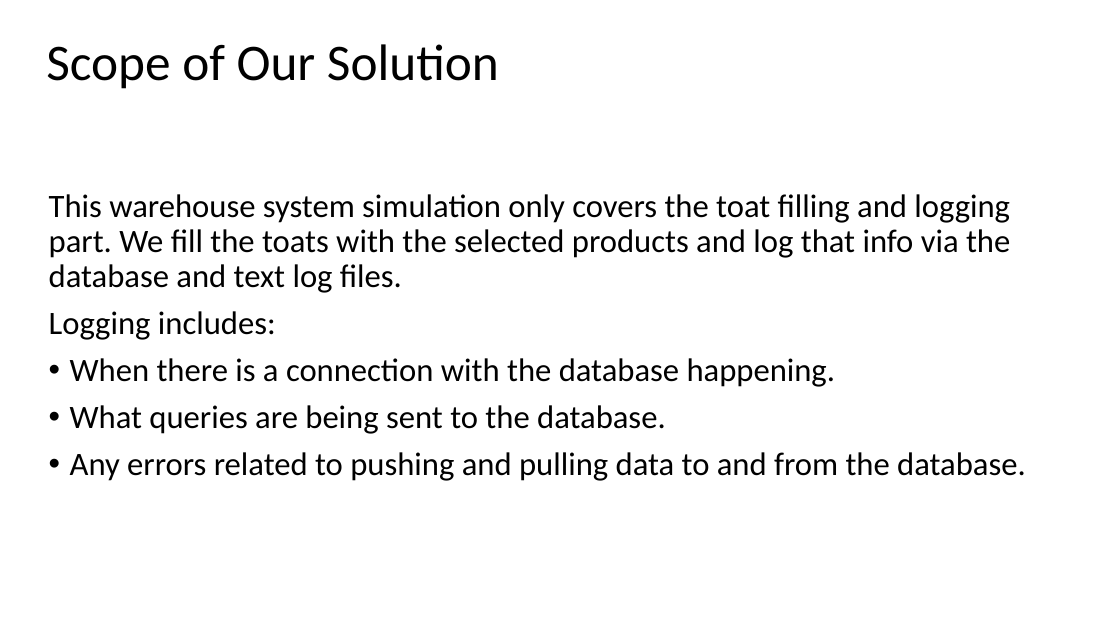
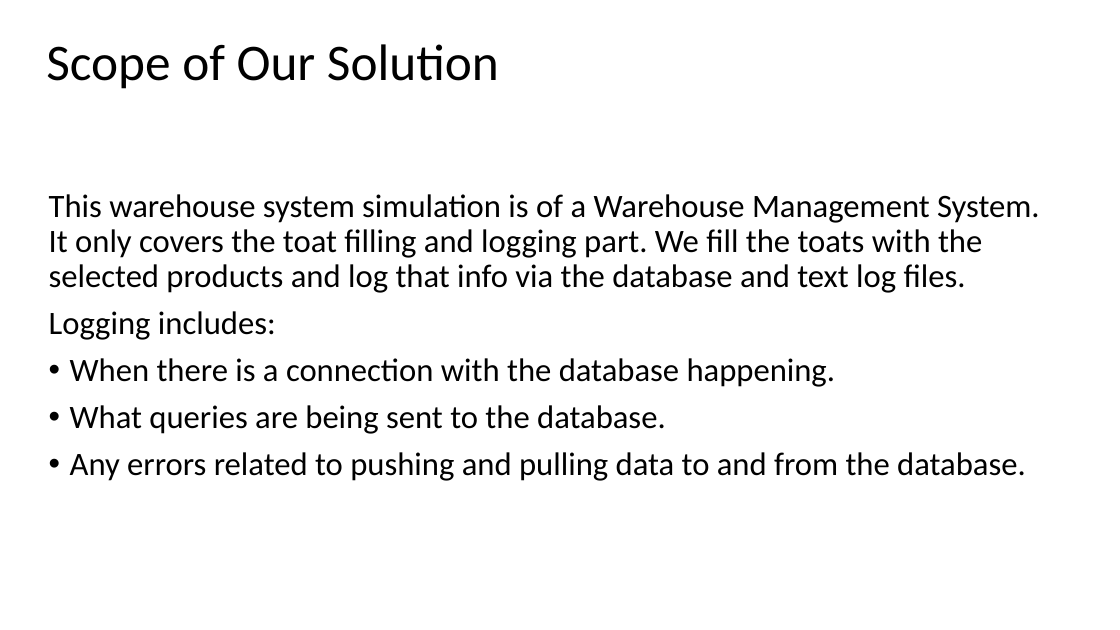
Before and after one commit to wallmenis/exercise, a slide deck: slide 4 of presentation/Presentation.pptx. Drawn at 1120x630 pixels with LibreOffice and Linux fonts; fonts in the diff are those of the drawing; background and template pictures are left out. Boxes give left, top, right and bottom in pixels: in the first picture for what was removed or moved away, otherwise in the second. Text is boxed around its words. In the diff, an @@ line names an element or a change of style, - is before the commit and + after.

```diff
--- a/presentation/Presentation.pptx
+++ b/presentation/Presentation.pptx
@@ subtitle at [49, 194, 1040, 293]: text changed @@
-This warehouse system simulation only covers the toat filling and logging part. We fill the toats with the selected products and log that info via the database and text log files.
+This warehouse system simulation is of a Warehouse Management System. It only covers the toat filling and logging part. We fill the toats with the selected products and log that info via the database and text log files.
```
Also in this commit, not shown: 4 other slides changed, 5 slides added, 5 slides removed, 4 other files.
